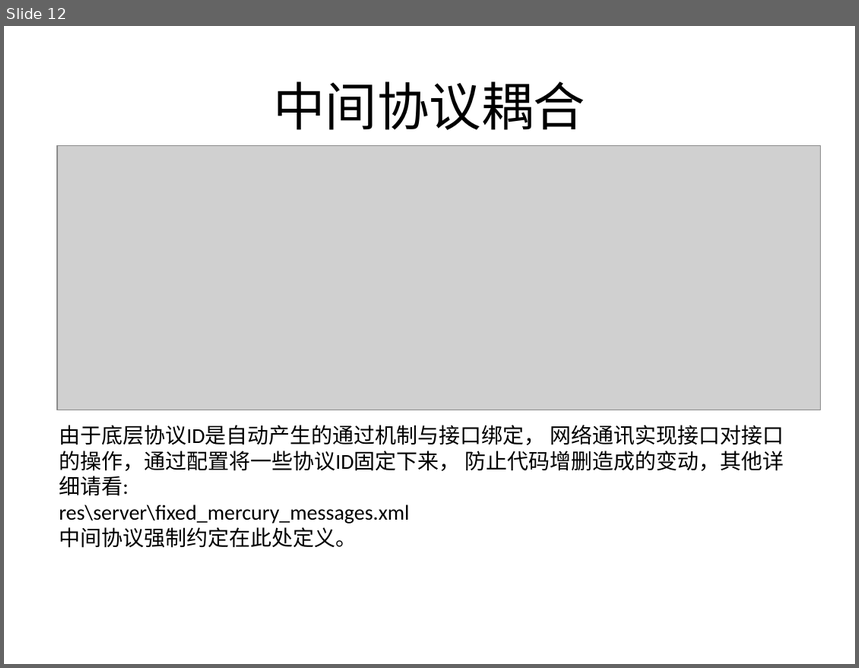
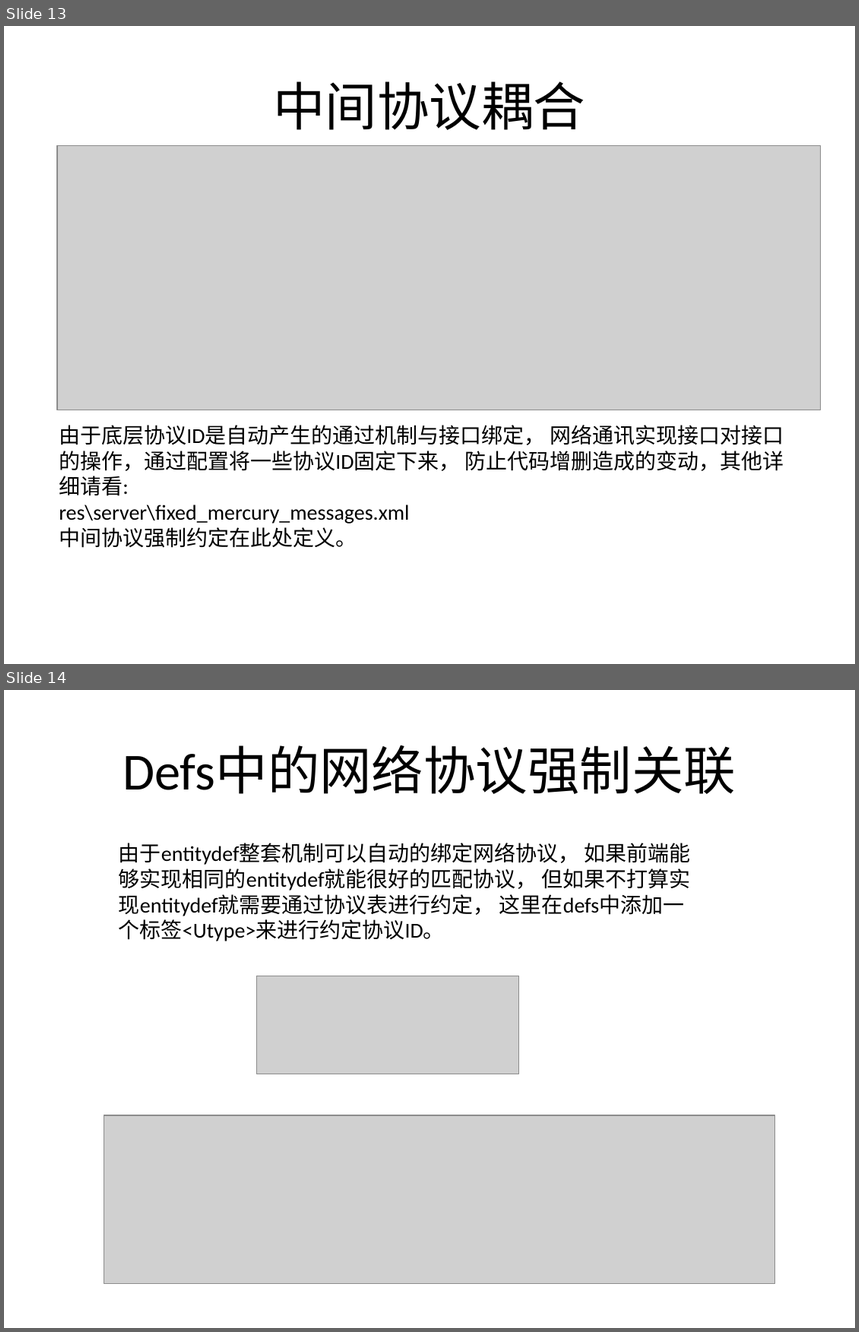
Before and after one commit to kbengine/kbengine, a slide deck: kbe/doc/server_overview.pptx. Shown one above the other, each under a label of ours: slide 12 before the commit, slides 13 and 14 after it. The pictures are 859x668 and 859x1332 pixels, drawn with LibreOffice and Linux fonts; fonts in the diff are those of the drawing; grey boxes stand for pictures. Boxes give left, top, right and bottom in pixels: in the first picture for what was removed or moved away, otherwise in the second. Text is boxed around its words. In the diff, an @@ line names an element or a change of style, - is before the commit and + after.

```diff
--- a/kbe/doc/server_overview.pptx
+++ b/kbe/doc/server_overview.pptx
@@ slide 14 added at [4,690,855,1328], background #FFFFFF @@
@@ title added at [123,746,736,794], 44 pt, text #000000 @@
+Defs中的网络协议强制关联
@@ text added at [119,843,691,942], 18 pt, text #000000 @@
+由于entitydef整套机制可以自动的绑定网络协议， 如果前端能够实现相同的entitydef就能很好的匹配协议， 但如果不打算实现entitydef就需要通过协议表进行约定， 这里在defs中添加一个标签<Utype>来进行约定协议ID。
@@ picture added at [257,976,519,1075] @@
@@ picture added at [104,1116,775,1284] @@
@@ what was slide 12 is now slide 13 @@
```
Also in this commit, not shown: 1 other slide added, 2 other files.
